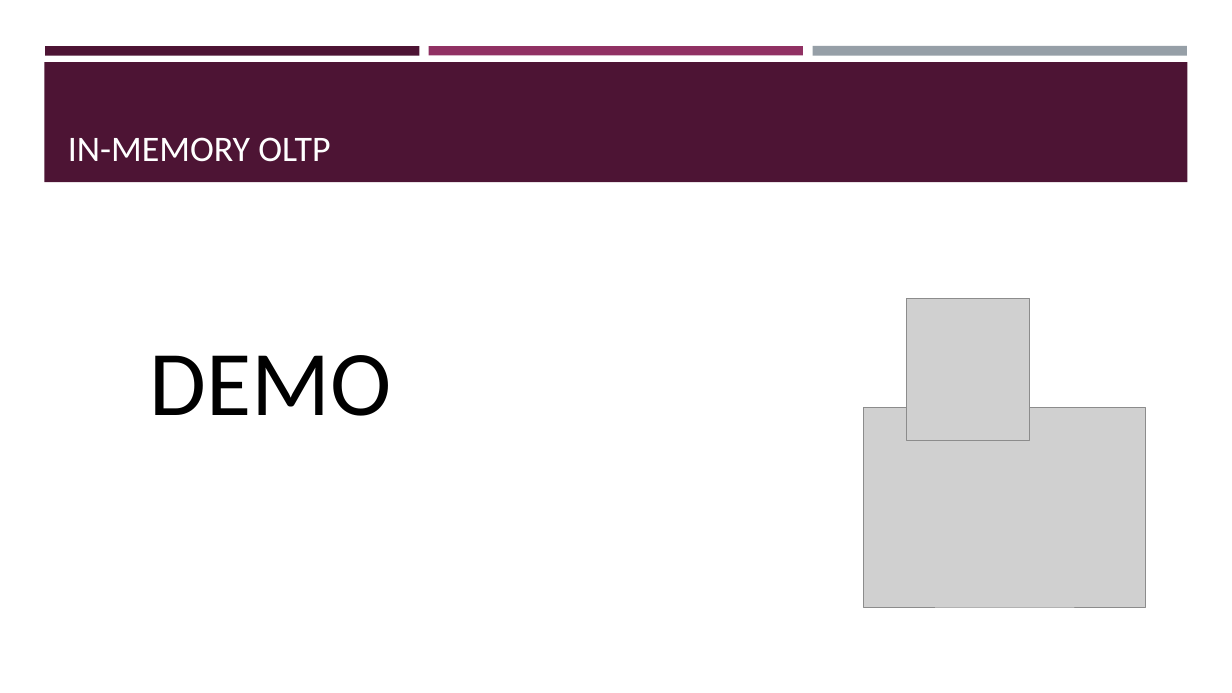
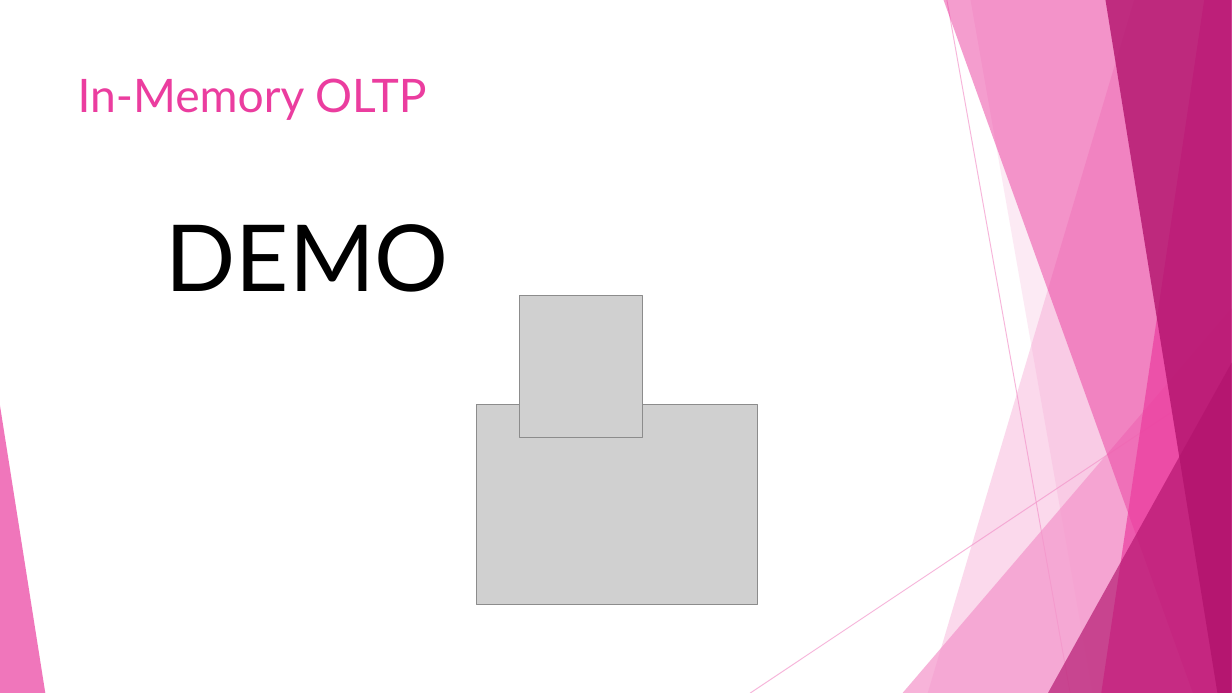
Before and after one commit to sqltran/SevenAwesomeSQLFeatures, a slide deck: slide 36 of AwesomeFreeSQLServerFeatures.pptx (slide 32 before the commit). Drawn at 1232x693 pixels with LibreOffice and Linux fonts; fonts in the diff are those of the drawing; grey boxes stand for pictures. Boxes give left, top, right and bottom in pixels: in the first picture for what was removed or moved away, otherwise in the second. Text is boxed around its words. In the diff, an @@ line names an element or a change of style, - is before the commit and + after.

Commit message:
Chage presentation theme and fixup.

```diff
--- a/AwesomeFreeSQLServerFeatures.pptx
+++ b/AwesomeFreeSQLServerFeatures.pptx
@@ rectangle removed at box(45, 46, 420, 55) @@
@@ rectangle removed at box(429, 46, 803, 55) @@
@@ rectangle removed at box(812, 46, 1187, 56) @@
@@ rectangle removed at box(44, 62, 1188, 182) @@
@@ title "In-Memory OLTP" at box(78, 78, 426, 120): vertical alignment bottom to top @@
@@ title at box(78, 78, 426, 120): text changed; size 28 to 36 pt; font Calibri to Lato; text colour #FFFFFF to #EB3D9F @@
-IN-MEMORY OLTP
+In-Memory OLTP
@@ text "DEMO": place and size @@
-text "DEMO" at box(150, 355, 392, 416)
+text "DEMO" at box(166, 224, 449, 292)
@@ text "DEMO" at box(166, 224, 449, 292): font Calibri to Lato @@
@@ picture: place and size @@
-picture at box(907, 299, 1030, 441)
+picture at box(519, 296, 642, 438)
@@ group added at box(0, 0, 1232, 693): 5 freeform shapes, 3 triangles, 2 lines @@
@@ picture: place and size @@
-picture at box(864, 408, 1146, 607)
+picture at box(477, 405, 759, 604)
```
Also in this commit, not shown: 32 other slides changed, 4 slides added.
